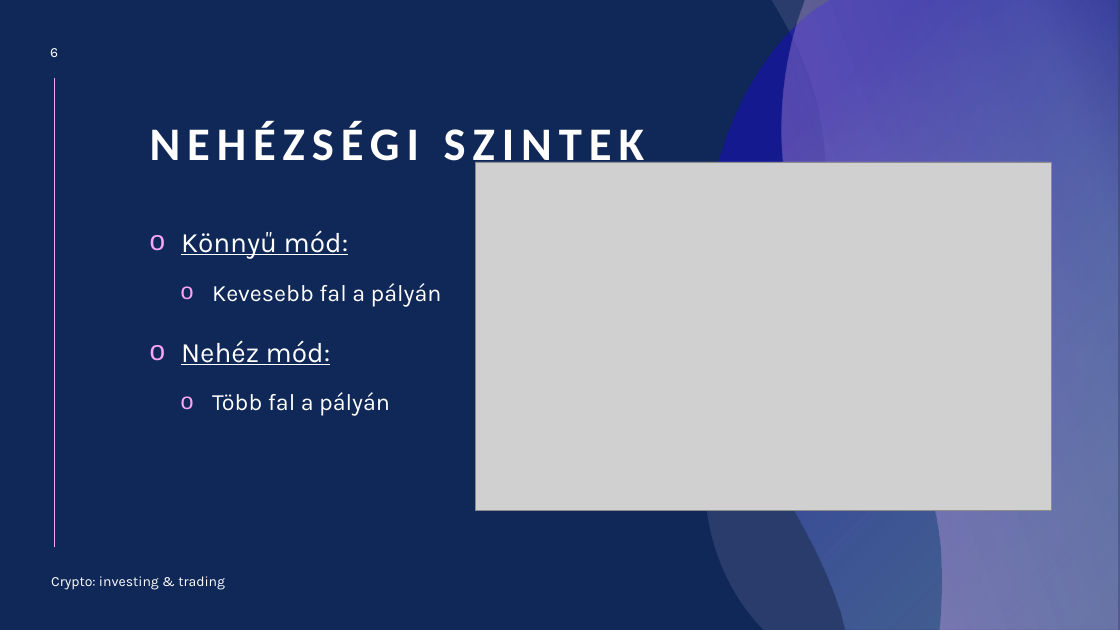
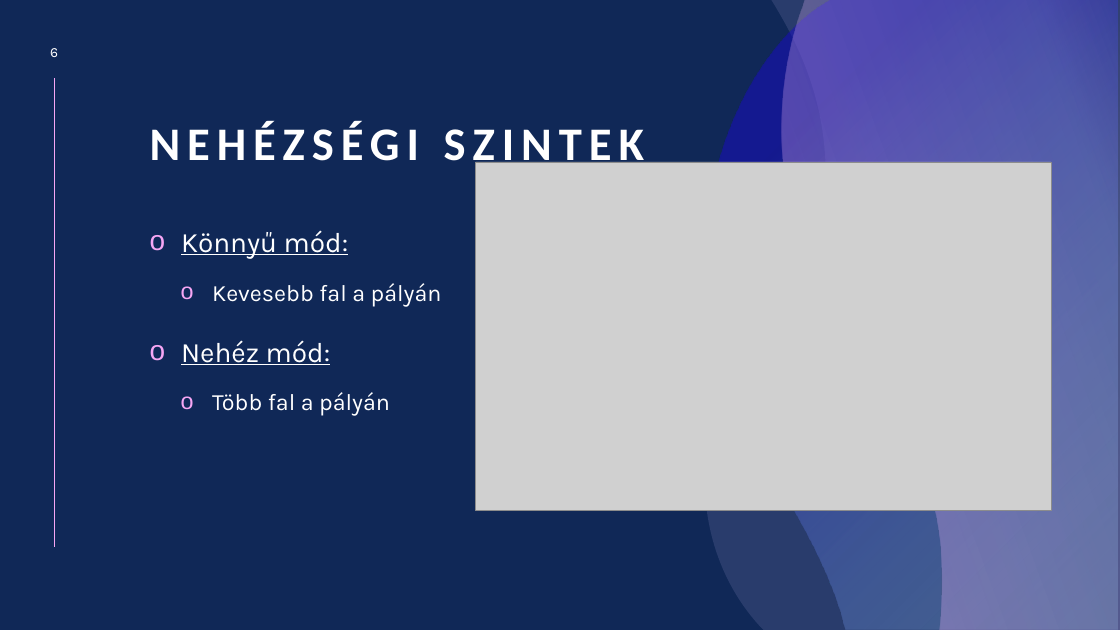
Before and after one commit to baloghdaniel654/11_SZFT3_BaloghDaniel_ErdelyiBalazs_KalmanDaniel_projekt3, a slide deck: slide 6 of IKT_jatek_bemutato.pptx. Drawn at 1120x630 pixels with LibreOffice and Linux fonts; fonts in the diff are those of the drawing; grey boxes stand for pictures. Boxes give left, top, right and bottom in pixels: in the first picture for what was removed or moved away, otherwise in the second. Text is boxed around its words. In the diff, an @@ line names an element or a change of style, - is before the commit and + after.

```diff
--- a/IKT_jatek_bemutato.pptx
+++ b/IKT_jatek_bemutato.pptx
@@ text removed at [51, 576, 225, 590] @@
-Crypto: investing & trading
```
